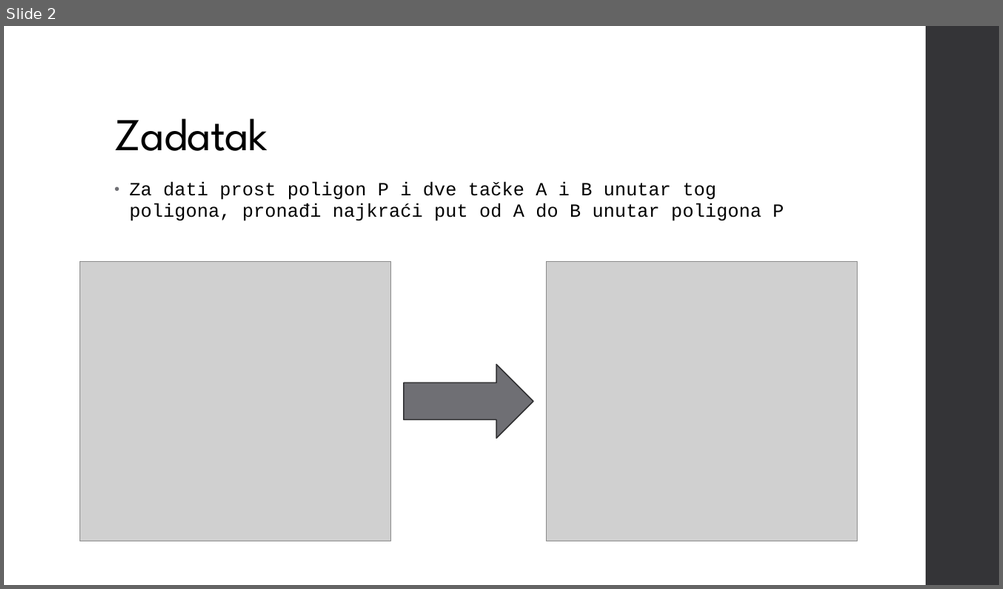
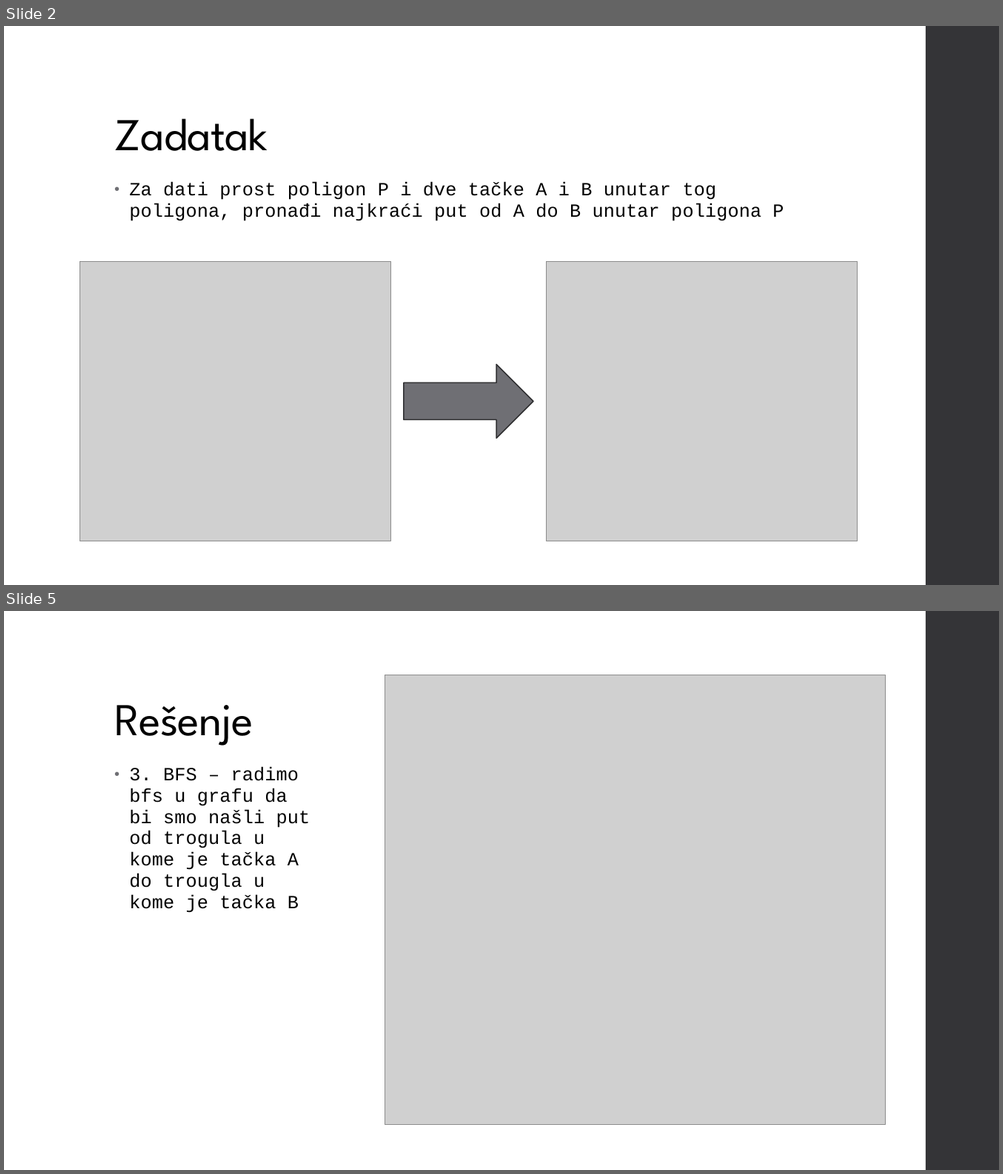
Before and after one commit to djordjepvl/Polygon-Pathfinding-Algorithm, a slide deck: Funnel Algorithm.pptx. Shown one above the other, each under a label of ours: slide 2 before the commit, slides 2 and 5 after it; the slides between them are not shown. The pictures are 1003x589 and 1003x1174 pixels, drawn with LibreOffice and Linux fonts; fonts in the diff are those of the drawing; grey boxes stand for pictures. Boxes give left, top, right and bottom in pixels: in the first picture for what was removed or moved away, otherwise in the second. Text is boxed around its words. In the diff, an @@ line names an element or a change of style, - is before the commit and + after.

```diff
--- a/Funnel Algorithm.pptx
+++ b/Funnel Algorithm.pptx
@@ slide 5 added at (x1=4, y1=611, x2=999, y2=1170), background #FFFFFF; not listed: 1 template element that a slide beside it also shows @@
@@ picture added at (x1=385, y1=675, x2=885, y2=1125) @@
@@ title added at (x1=114, y1=705, x2=253, y2=746), 44 pt, text #000000 @@
+Rešenje
@@ text added at (x1=129, y1=767, x2=310, y2=913), 18 pt, text #000000 @@
+• 3. BFS – radimo bfs u grafu da bi smo našli put od trogula u kome je tačka A do trougla u kome je tačka B
```
Also in this commit, not shown: 10 other slides added, 1 slide removed, 2 other files.
